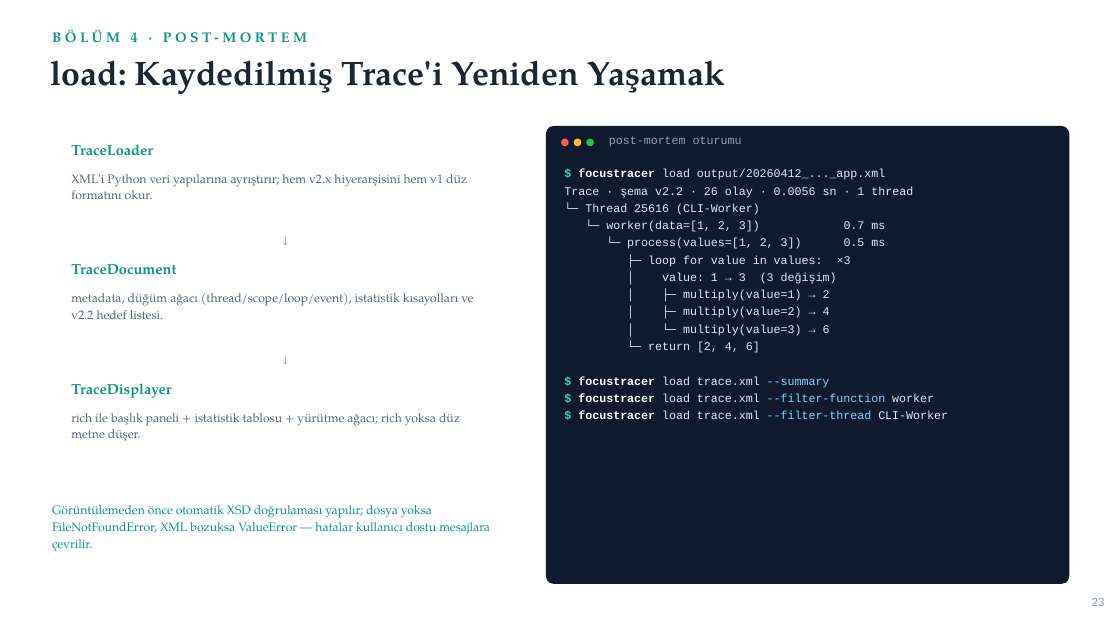
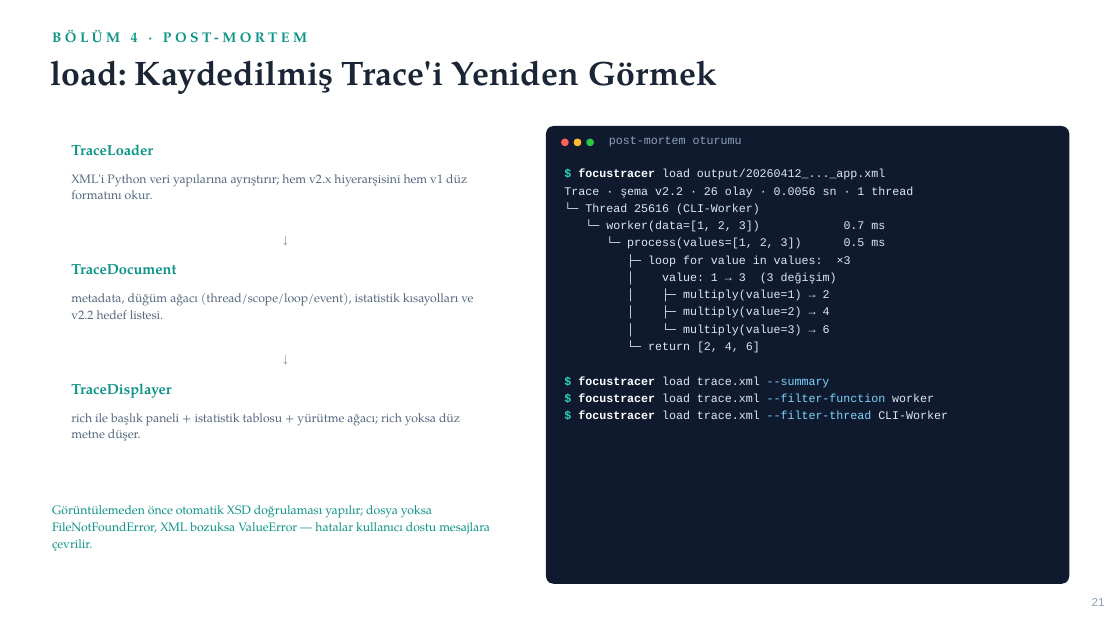
Before and after one commit to BitnetTR/focustracer, a slide deck: slide 22 of docs/FocusTracer_Sunum.pptx (slide 27 before the commit). Drawn at 1120x630 pixels with LibreOffice and Linux fonts; fonts in the diff are those of the drawing. Boxes give left, top, right and bottom in pixels: in the first picture for what was removed or moved away, otherwise in the second. Text is boxed around its words. In the diff, an @@ line names an element or a change of style, - is before the commit and + after.

```diff
--- a/docs/FocusTracer_Sunum.pptx
+++ b/docs/FocusTracer_Sunum.pptx
@@ text at [50,60,717,94]: text changed @@
-load: Kaydedilmiş Trace'i Yeniden Yaşamak
+load: Kaydedilmiş Trace'i Yeniden Görmek
@@ text at [1092,598,1105,606]: text changed @@
-23
+21
```
Also in this commit, not shown: 21 other slides changed, 1 slide added, 4 slides removed, 1 other file.
